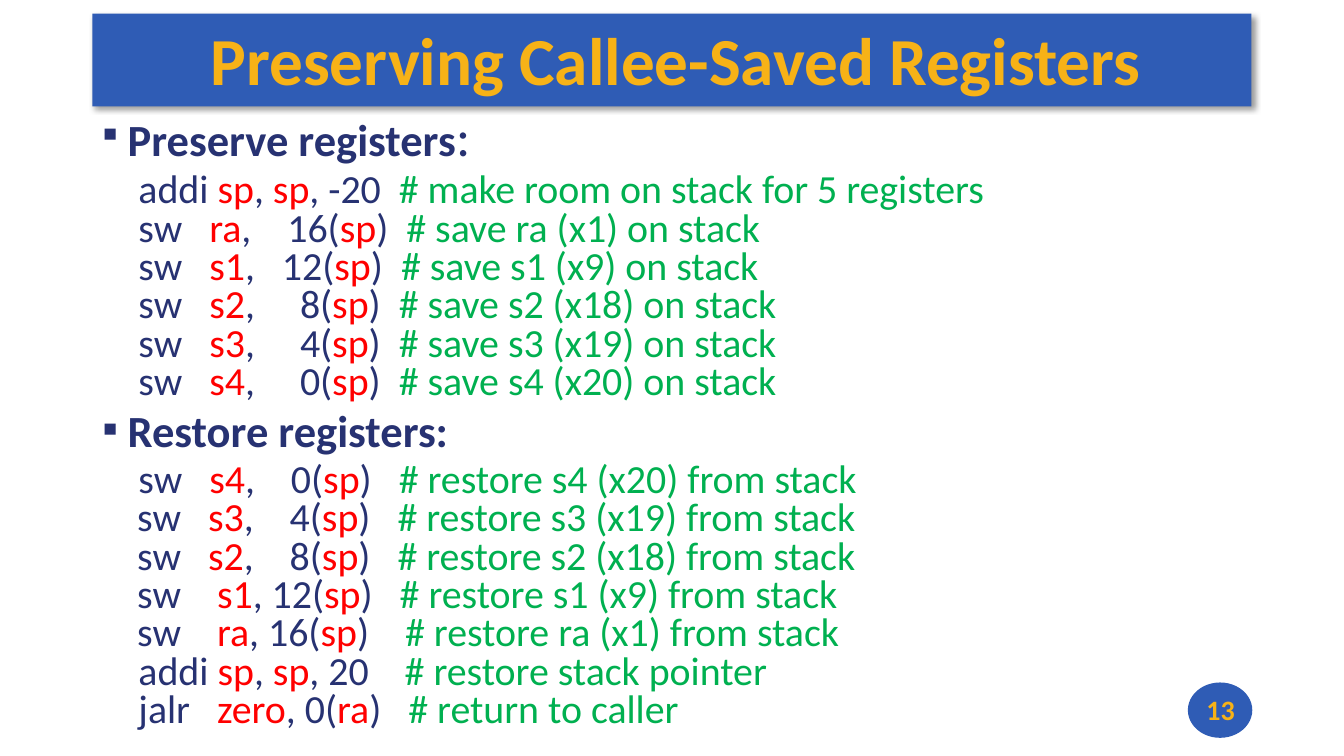
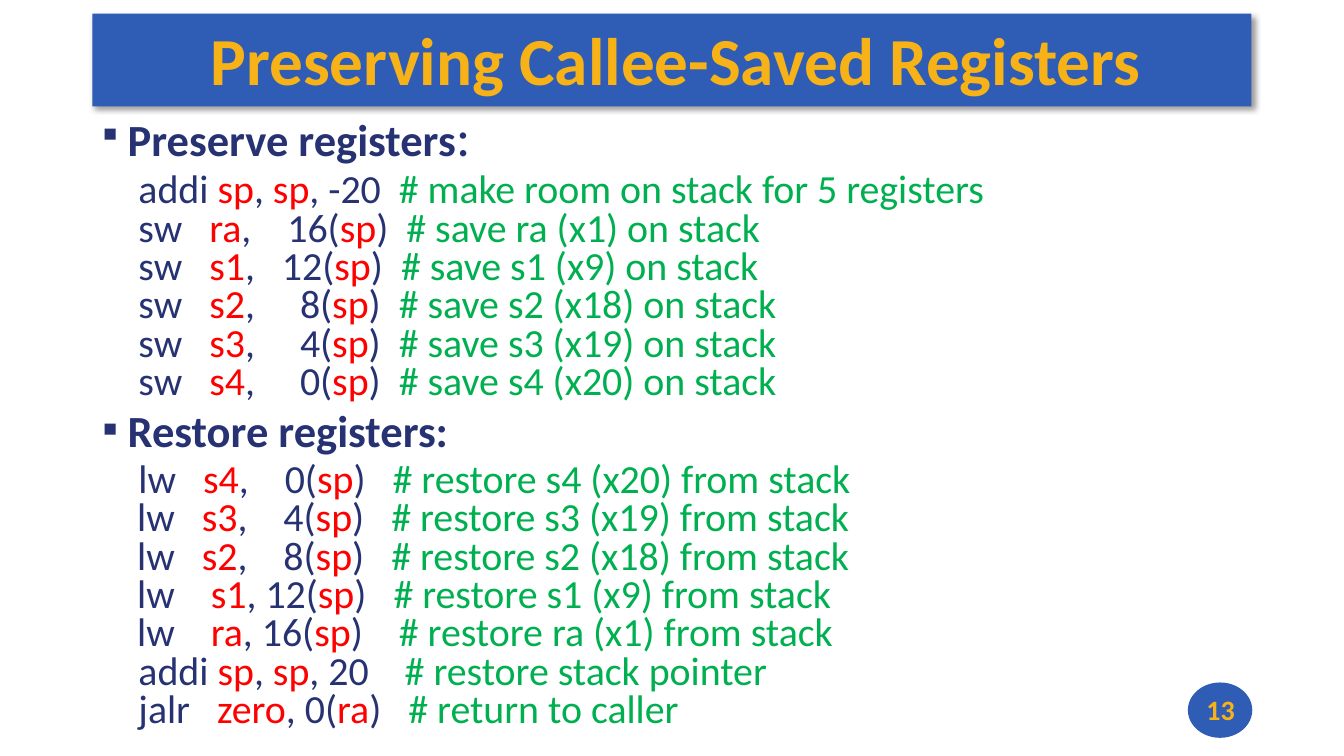
Before and after one commit to andrewt0301/hse-acos-course, a slide deck: slide 13 of docs/part1ca/06_CallStack/CA_Lecture_06.pptx. Drawn at 1344x756 pixels with LibreOffice and Linux fonts; fonts in the diff are those of the drawing. Boxes give left, top, right and bottom in pixels: in the first picture for what was removed or moved away, otherwise in the second. Text is boxed around its words. In the diff, an @@ line names an element or a change of style, - is before the commit and + after.

```diff
--- a/docs/part1ca/06_CallStack/CA_Lecture_06.pptx
+++ b/docs/part1ca/06_CallStack/CA_Lecture_06.pptx
@@ text at <box>137,464,850,653</box>: text changed @@
-sw s4, 0(sp) # restore s4 (x20) from stack
-sw s3, 4(sp) # restore s3 (x19) from stack
-sw s2, 8(sp) # restore s2 (x18) from stack
-sw s1, 12(sp) # restore s1 (x9) from stack
-sw ra, 16(sp) # restore ra (x1) from stack
+lw s4, 0(sp) # restore s4 (x20) from stack
+lw s3, 4(sp) # restore s3 (x19) from stack
+lw s2, 8(sp) # restore s2 (x18) from stack
+lw s1, 12(sp) # restore s1 (x9) from stack
+lw ra, 16(sp) # restore ra (x1) from stack
```
Also in this commit, not shown: 3 other slides changed, 1 slide added, 2 other files.
